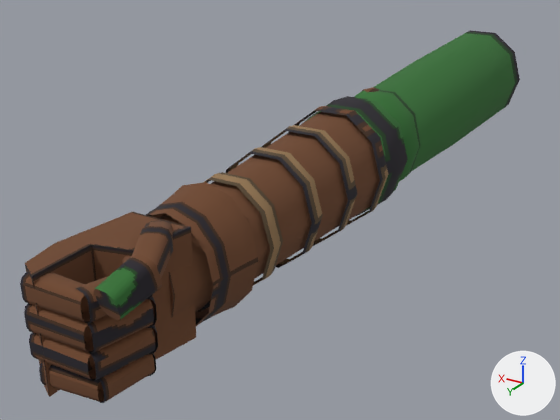
What one commit did to the glTF model templates/models/gauntlets/hunter/hunter_R.glb.
One viewpoint serves both versions: a camera (50 mm lens) standing at (-0.272, 0.319, 0.22) and looking at (0.045, -0.209, -0.044). The lights are fixed; the arrows at lower right show +X, +Y and +Z. The picture after the commit comes second. Vertices at exactly the same position are counted once.

The first picture shows 'hunter_R mesh'.
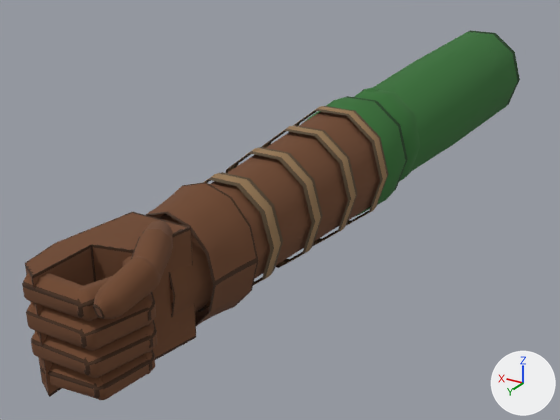
The change, as a list of edits to the scene's bpy script:
```text
Change me_hunter_r:
    used by ob_hunter_r_mesh; location = (0.0, 0.0, 0.0)
    remove me_hunter_r.from_pydata(...)  # 966 vertices, 1474 faces; spans x -0.05..0.058, y -0.6..0.088, z -0.051..0.051
    add me_hunter_r.from_pydata(...)  # 1246 vertices, 2284 faces; spans x -0.05..0.058, y -0.6..0.089, z -0.051..0.051
    me_hunter_r part 1: the loose piece of 24 vertices spanning x -0.02..0.02, y 0.073..0.088, z 0.017..0.034 is rebuilt with 40 vertices and now spans x -0.02..0.024, y 0.073..0.088, z 0.017..0.034
    me_hunter_r part 2: the loose piece of 24 vertices spanning x -0.033..-0.009, y 0.046..0.086, z 0.0..0.017 is rebuilt with 40 vertices and now spans x -0.032..-0.01, y 0.046..0.088, z 0.0..0.017
    me_hunter_r part 3: the loose piece of 24 vertices spanning x -0.021..0.018, y 0.072..0.087, z -0.033..-0.018 is rebuilt with 40 vertices and now spans x -0.021..0.02, y 0.072..0.087, z -0.033..-0.018
    me_hunter_r part 4: the loose piece of 24 vertices spanning x -0.033..0.003, y 0.001..0.042, z 0.02..0.049 is rebuilt with 40 vertices and now spans x -0.031..0.002, y 0.002..0.041, z 0.021..0.048
    me_hunter_r part 5: the loose piece of 24 vertices spanning x -0.033..-0.009, y 0.046..0.085, z -0.017..0.0 is rebuilt with 40 vertices and now spans x -0.032..-0.01, y 0.046..0.088, z -0.017..0.0
    me_hunter_r part 6: the loose piece of 24 vertices spanning x -0.029..0.0, y 0.029..0.056, z -0.033..-0.018 is rebuilt with 48 vertices and now spans x -0.029..0.0, y 0.03..0.055, z -0.033..-0.018
    me_hunter_r part 7: the loose piece of 24 vertices spanning x -0.033..-0.002, y 0.028..0.058, z 0.017..0.034 is rebuilt with 48 vertices and now spans x -0.032..-0.002, y 0.027..0.058, z 0.017..0.034
    me_hunter_r part 8: the loose piece of 24 vertices spanning x -0.02..0.02, y 0.073..0.088, z -0.017..0.0 is rebuilt with 40 vertices and now spans x -0.02..0.024, y 0.073..0.088, z -0.017..0.0
    me_hunter_r part 9: the loose piece of 24 vertices spanning x -0.029..-0.011, y 0.045..0.082, z -0.033..-0.018 is rebuilt with 40 vertices and now spans x -0.028..-0.011, y 0.046..0.084, z -0.033..-0.018
    me_hunter_r part 10: the loose piece of 24 vertices spanning x -0.045..-0.025, y 0.052..0.085, z 0.022..0.047 is rebuilt with 48 vertices and now spans x -0.045..-0.025, y 0.05..0.089, z 0.023..0.046
    me_hunter_r part 11: the loose piece of 24 vertices spanning x -0.033..-0.009, y 0.046..0.086, z 0.017..0.034 is rebuilt with 40 vertices and now spans x -0.032..-0.01, y 0.046..0.088, z 0.017..0.034
    me_hunter_r part 12: the loose piece of 24 vertices spanning x -0.044..-0.015, y 0.027..0.065, z 0.028..0.05 is rebuilt with 40 vertices and now spans x -0.043..-0.016, y 0.026..0.064, z 0.028..0.05
    me_hunter_r part 13: a new loose piece of 48 vertices spanning x -0.032..-0.002, y 0.028..0.058, z -0.017..0.0, in mat_retro (picture img_image_0)
    me_hunter_r part 14: 7 vertices moved from x -0.023..-0.002, y 0.031..0.057, z -0.016..0.016 to x -0.033..0.024, y 0.053..0.082, z 0.005..0.012; 65 vertices removed from x -0.033..0.02, y 0.028..0.088, z -0.017..0.017; 81 vertices added at x -0.033..0.024, y 0.027..0.088, z 0.0..0.017
    me_hunter_r part 15: 698 kept faces spanning x -0.047..0.058, y -0.345..0.018, z -0.049..0.049 get new texture (UV) coordinates
```

Changed parts and their boxes [x1, y1, x2, y2] in the pictures (560 x 420 px; the box of a moved part takes in the faces that stretch with it):
'hunter_R mesh', reshaped
    before: [20, 30, 520, 403]
    after: [22, 30, 520, 400]
part 1 of me_hunter_r, rebuilt
    before: [20, 272, 90, 322]
    after: [22, 273, 83, 319]
part 2 of me_hunter_r, rebuilt
    before: [84, 299, 154, 353]
    after: [80, 300, 151, 351]
part 3 of me_hunter_r, rebuilt
    before: [39, 362, 104, 402]
    after: [40, 363, 97, 398]
part 4 of me_hunter_r, rebuilt
    before: [145, 221, 173, 242]
    after: [142, 221, 173, 249]
part 5 of me_hunter_r, rebuilt
    before: [87, 328, 155, 381]
    after: [83, 328, 152, 378]
part 6 of me_hunter_r, rebuilt (mostly hidden)
    before: [148, 353, 156, 376]
    after: [145, 350, 155, 374]
part 7 of me_hunter_r, rebuilt (mostly hidden)
    before: [122, 256, 153, 299]
    after: [122, 256, 132, 266]
part 8 of me_hunter_r, rebuilt
    before: [29, 332, 96, 379]
    after: [31, 331, 88, 374]
part 9 of me_hunter_r, rebuilt (6% shorter)
    before: [98, 354, 155, 403]
    after: [93, 354, 151, 400]
part 10 of me_hunter_r, rebuilt
    before: [94, 254, 162, 320]
    after: [93, 256, 160, 319]
part 11 of me_hunter_r, rebuilt
    before: [75, 277, 107, 323]
    after: [76, 276, 112, 321]
part 12 of me_hunter_r, rebuilt
    before: [132, 226, 173, 278]
    after: [131, 228, 172, 280]
part 13 of me_hunter_r, added
    after: [140, 320, 157, 353]
part 14 of me_hunter_r, moved or reshaped
    before: [24, 295, 158, 355]
    after: [26, 292, 156, 348]
part 15 of me_hunter_r, surface changed
    both: [146, 87, 420, 324]
